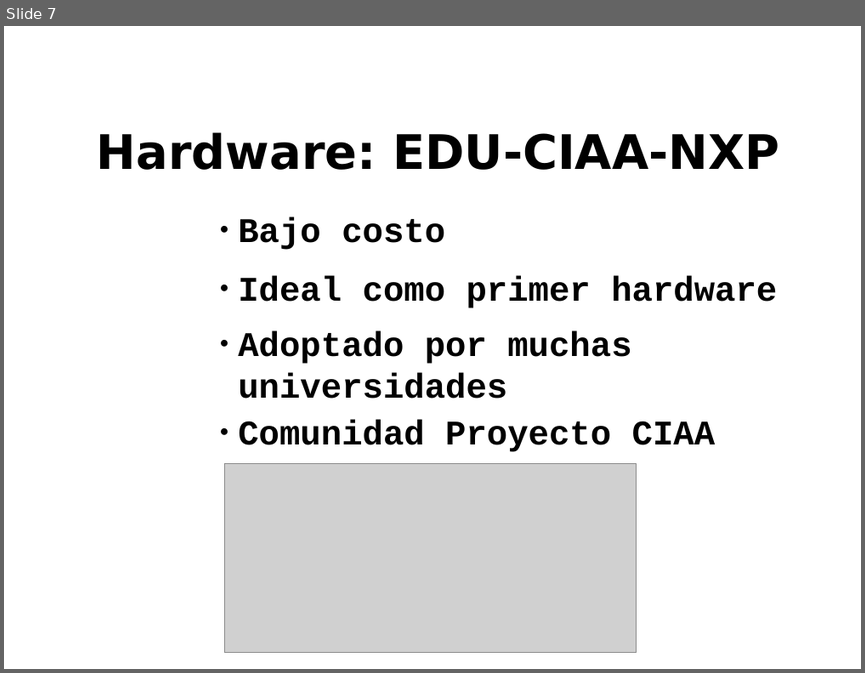
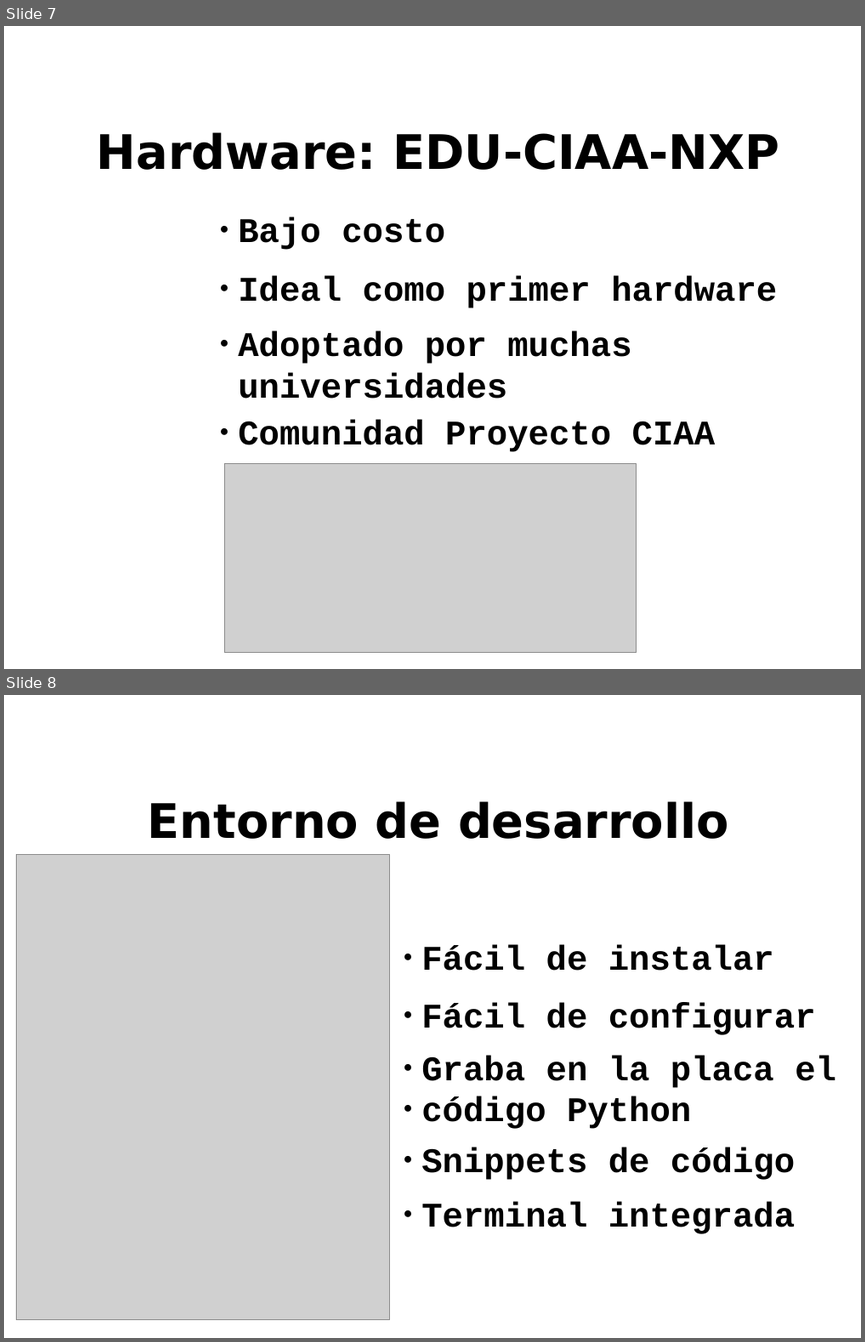
Before and after one commit to ernesto-g/tpfinalcese, a slide deck: presentacion/presentacion_v1.odp. Shown one above the other, each under a label of ours: slide 7 before the commit, slides 7 and 8 after it. The pictures are 865x673 and 865x1342 pixels, drawn with LibreOffice and Linux fonts; fonts in the diff are those of the drawing; grey boxes stand for pictures; background and template pictures are left out. Boxes give left, top, right and bottom in pixels: in the first picture for what was removed or moved away, otherwise in the second. Text is boxed around its words. In the diff, an @@ line names an element or a change of style, - is before the commit and + after.

```diff
--- a/presentacion/presentacion_v1.odp
+++ b/presentacion/presentacion_v1.odp
@@ slide 8 added at [4, 695, 861, 1338], background picture (left out) @@
@@ title added at [148, 801, 729, 839], 44 pt, text #000000, bold @@
+Entorno de desarrollo
@@ picture added at [17, 855, 390, 1320] @@
@@ text added at [421, 945, 774, 970], 32 pt, text #000000, bold @@
+● Fácil de instalar
@@ text added at [421, 1003, 816, 1035], 32 pt, text #000000, bold @@
+● Fácil de configurar
@@ text added at [421, 1055, 836, 1129], 32 pt, text #000000, bold @@
+● Graba en la placa el
+● código Python
@@ text added at [421, 1146, 794, 1179], 32 pt, text #000000, bold @@
+● Snippets de código
@@ text added at [421, 1202, 794, 1234], 32 pt, text #000000, bold @@
+● Terminal integrada
```
Also in this commit, not shown: 8 slides changed, 5 other slides added, 2 other files.
